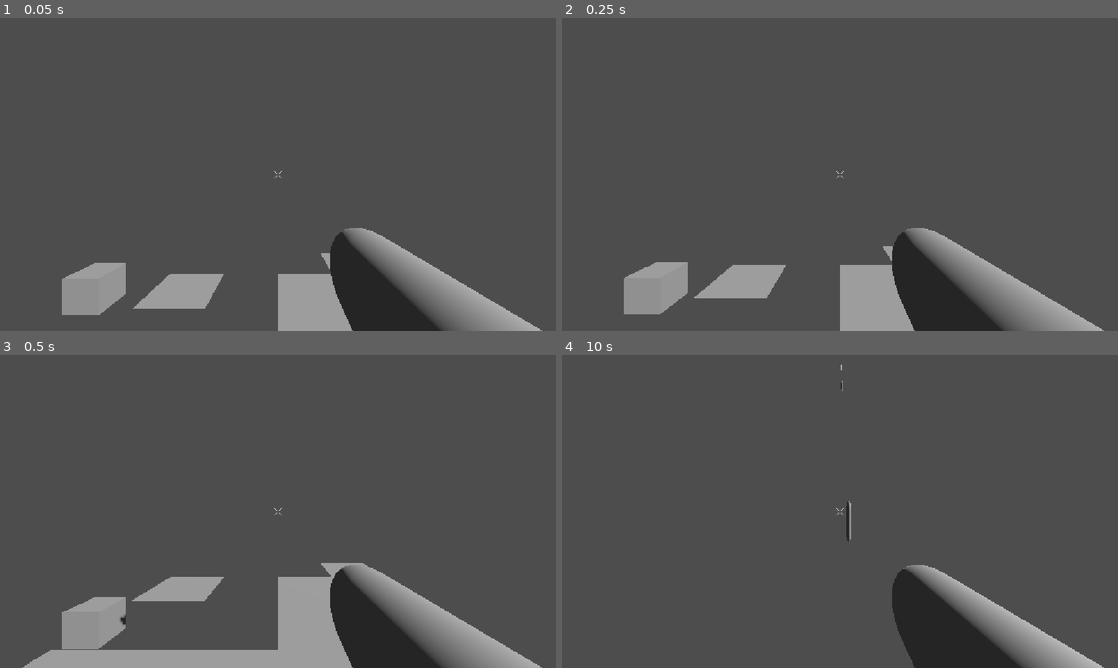
Above: before the commit, frames 1-4 (two rows, left to right).
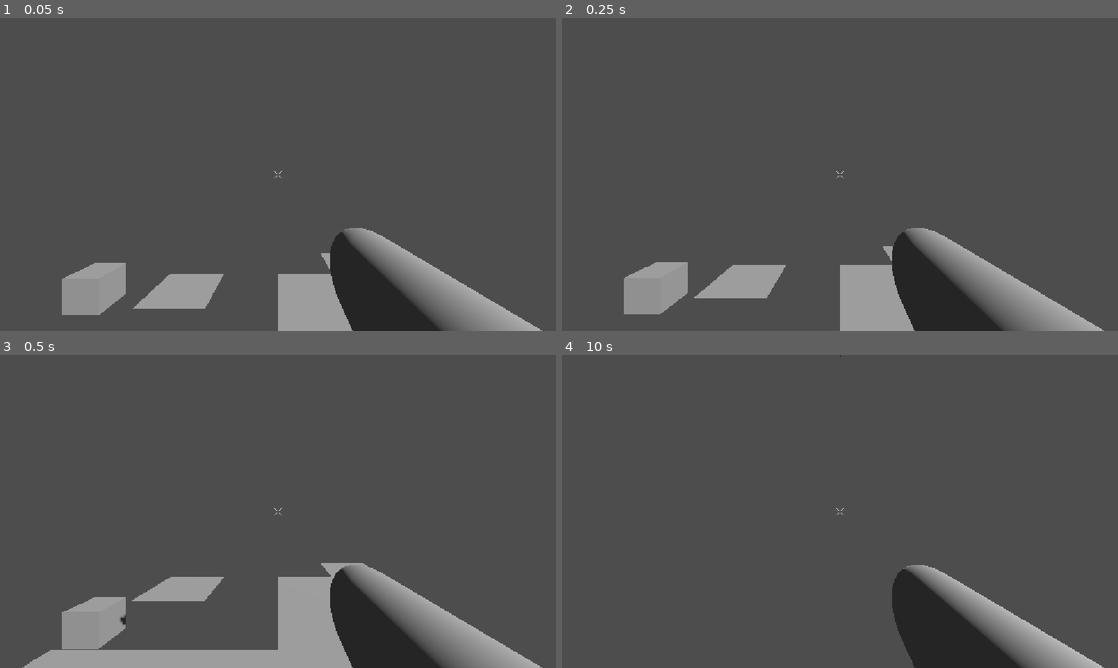
Above: after the commit, the same moments.

Repository: Schlutzkrapfen/RobertsGameJam
Game: Godot game, scene res://Nodes/Levels/Level0.tscn
The game is run twice, just before and just after one commit, with the same random seed, the same clock (stepped at 60 frames per second) and the same inputs.
Inputs (mouse positions are in pixels of both pictures, inside the frame that each line leads up to):
- Up to frame 1 (0.05 s): no input
- Up to frame 2 (0.25 s): no input
- Up to frame 3 (0.5 s): no input
- Up to frame 4 (10 s): move the mouse to (867, 511) at 0.52 s; press the mouse at (867, 511) at 0.53 s; hold W (move_forward) 0.53-5.78 s; tap Space (jump) at 0.77, 1.52, 3.02, 3.5, 3.77, 4.52, 5.75, 6.02, 6.77, 7.25, 7.52, 9.02, 9.77 s; move the mouse to (812, 511) at 1.27 s; release the mouse at (812, 511) at 1.28 s; click (812, 511) at 1.35 s; move the mouse to (851, 505) at 2.02 s; press the mouse at (851, 505) at 2.03 s; tap Enter at 2.75, 5, 6.5 s; move the mouse to (834, 517) at 2.77 s; release the mouse at (834, 517) at 2.78 s; click (834, 517) at 2.85 s; move the mouse to (878, 514) at 3.52 s; press the mouse at (878, 514) at 3.53 s; move the mouse to (795, 508) at 4.27 s; release the mouse at (795, 508) at 4.28 s; click (795, 508) at 4.35 s; move the mouse to (845, 511) at 5.02 s; press the mouse at (845, 511) at 5.03 s; move the mouse to (817, 505) at 5.77 s; release the mouse at (817, 505) at 5.78 s; hold D (move_right) 5.78-6.53 s; click (817, 505) at 5.85 s; move the mouse to (867, 511) at 6.52 s; press the mouse at (867, 511) at 6.53 s; hold W (move_forward) 6.53-8.78 s; move the mouse to (812, 511) at 7.27 s; release the mouse at (812, 511) at 7.28 s; click (812, 511) at 7.35 s; move the mouse to (851, 505) at 8.02 s; press the mouse at (851, 505) at 8.03 s; move the mouse to (834, 517) at 8.77 s; release the mouse at (834, 517) at 8.78 s; hold A (move_left) 8.78-9.53 s; click (834, 517) at 8.85 s; move the mouse to (878, 514) at 9.52 s; press the mouse at (878, 514) at 9.53 s; hold W (move_forward) from 9.53 s (still down)

Frames 1-3 are identical in both runs. In frame 4, 0.1% of the frame differs, in the area x 50-52%, y 0-60%.

Commit message:
Last Simple Bullet Changes

Diff:
--- a/Nodes/Objects/player.tscn
+++ b/Nodes/Objects/player.tscn
@@ -15,6 +15,7 @@
 script = ExtResource("1_7mn6y")
 bullet = ExtResource("2_re438")
 muzzle = NodePath("Camera3D/GunMesh/Muzzle")
+burstCooldown = 0.3
 tracerSpeed = 100.0
 
 [node name="CollisionShape3D" type="CollisionShape3D" parent="." unique_id=1421454333]
--- a/Scripts/Player/Player.gd
+++ b/Scripts/Player/Player.gd
@@ -70,6 +70,8 @@
 		isShooting = true
 	if event.is_action_released("shoot"):
 		isShooting = false
+		curShootTimer = 0
+		curBurstCountdown = bulletsPerBurst - 1
 
 func controll_camera(delta:float):
 	# rotate camera along X axis
--- a/Scripts/Player/tracer_bullet.gd
+++ b/Scripts/Player/tracer_bullet.gd
@@ -10,6 +10,10 @@
 
 	var distance = global_position.distance_to(_target)
 
+	if from != to:
+		look_at(to, Vector3.UP)
+		rotate_object_local(Vector3.FORWARD, PI / 2) #correct for starting rotation
+
 	# Prevent division by zero
 	if _speed <= 0.0:
 		_speed = 1.0
